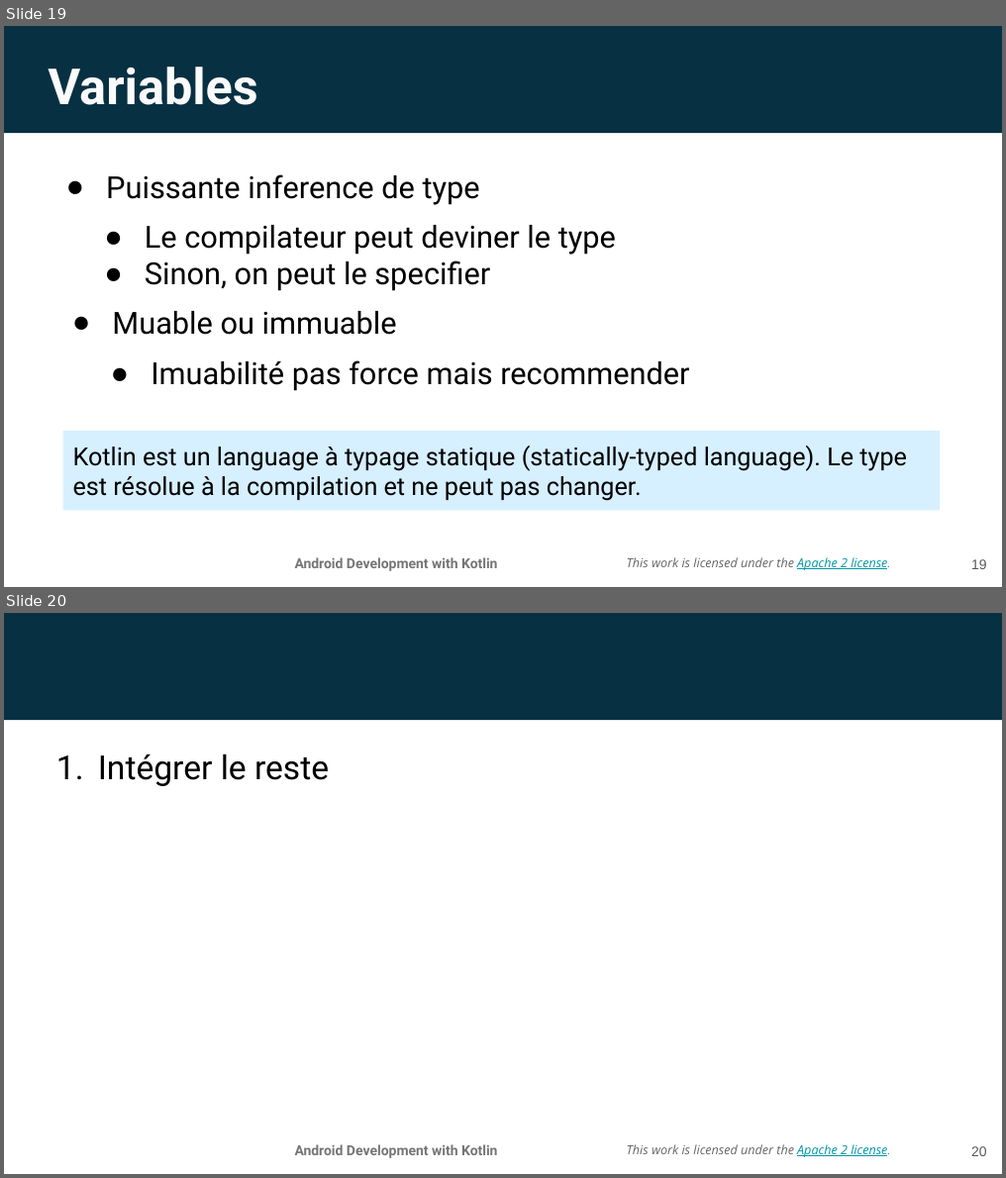
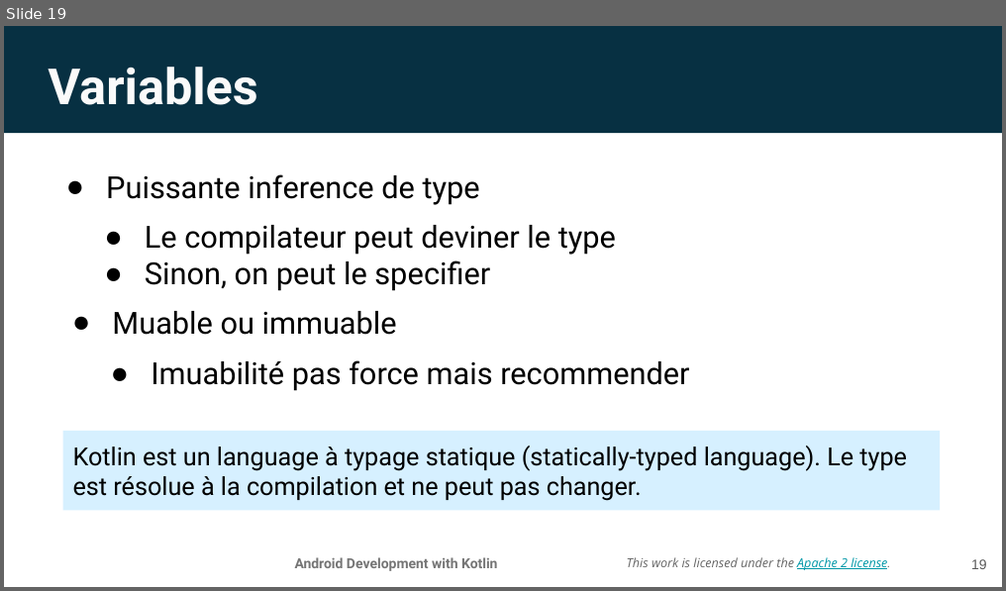
Before and after one commit to Josstoh/res508-qualite-dev-android, a slide deck: cours/Qualité dev Android - 1 - Kotlin 1 - Operateurs et types de données.pptx. Shown one above the other, each under a label of ours: slides 19 and 20 before the commit, slide 19 after it. The pictures are 1006x1178 and 1006x591 pixels, drawn with LibreOffice and Linux fonts; fonts in the diff are those of the drawing; background and template pictures are left out. Boxes give left, top, right and bottom in pixels: in the first picture for what was removed or moved away, otherwise in the second. Text is boxed around its words. In the diff, an @@ line names an element or a change of style, - is before the commit and + after.

```diff
--- a/cours/Qualité dev Android - 1 - Kotlin 1 - Operateurs et types de données.pptx
+++ b/cours/Qualité dev Android - 1 - Kotlin 1 - Operateurs et types de données.pptx
@@ slide 20 removed at (4, 613, 1002, 1174), background picture (left out); not listed: 3 template elements that a slide beside it also shows @@
@@ text removed at (98, 754, 329, 786) @@
-1. Intégrer le reste
@@ page number removed at (971, 1147, 987, 1157) @@
-20
```
Also in this commit, not shown: 2 slides changed, 1 other file.
